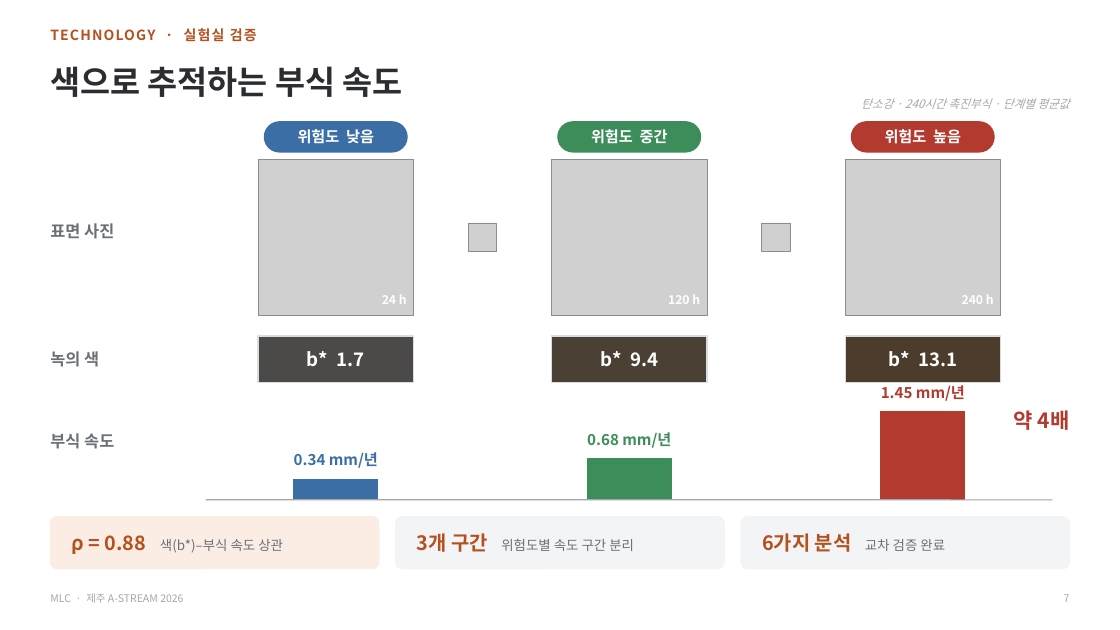
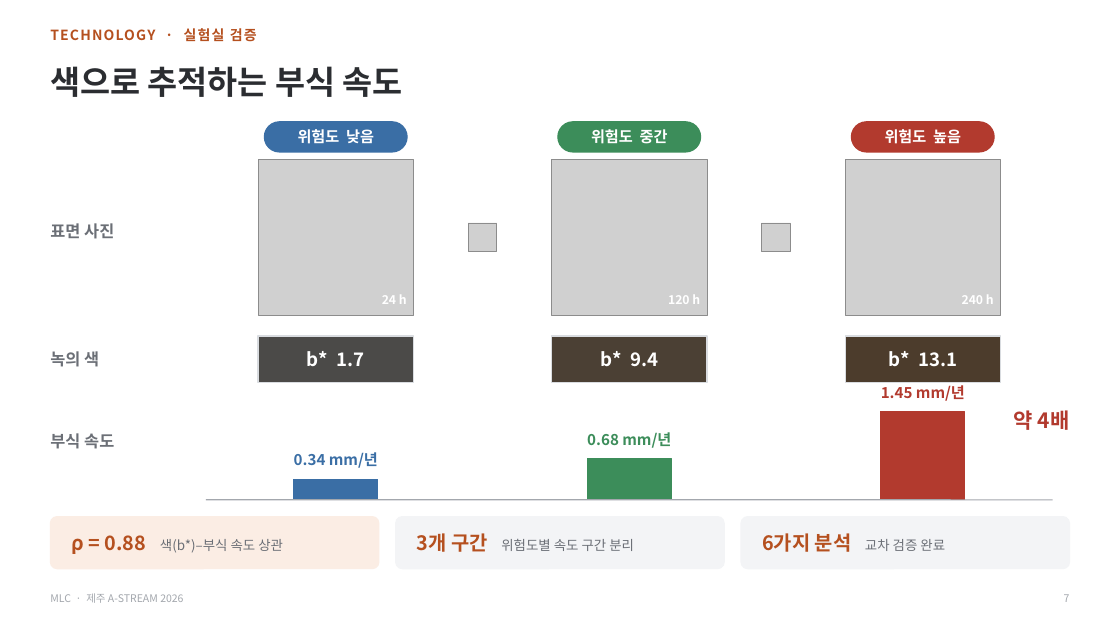
Before and after one commit to zscfvgbb-cmyk/PPT, a slide deck: slide 7 of MLC_IR_A-STREAM2026.pptx. Drawn at 1120x630 pixels with LibreOffice and Linux fonts; fonts in the diff are those of the drawing; grey boxes stand for pictures. Boxes give left, top, right and bottom in pixels: in the first picture for what was removed or moved away, otherwise in the second. Text is boxed around its words. In the diff, an @@ line names an element or a change of style, - is before the commit and + after.

```diff
--- a/MLC_IR_A-STREAM2026.pptx
+++ b/MLC_IR_A-STREAM2026.pptx
@@ text removed at [861, 98, 1069, 109] @@
-탄소강 · 240시간 촉진부식 · 단계별 평균값
```
Also in this commit, not shown: 7 other slides changed, 1 other file.
